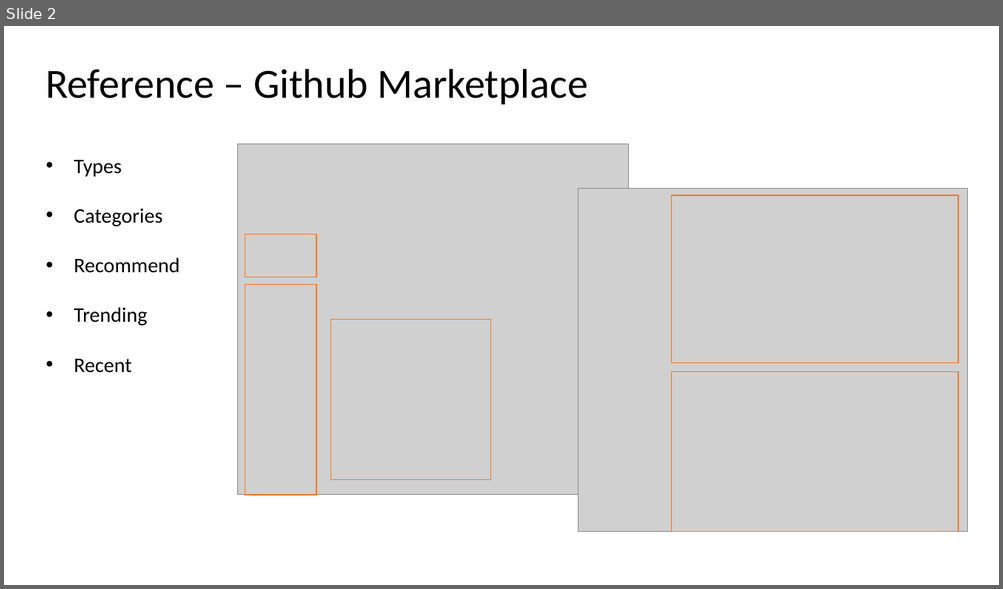
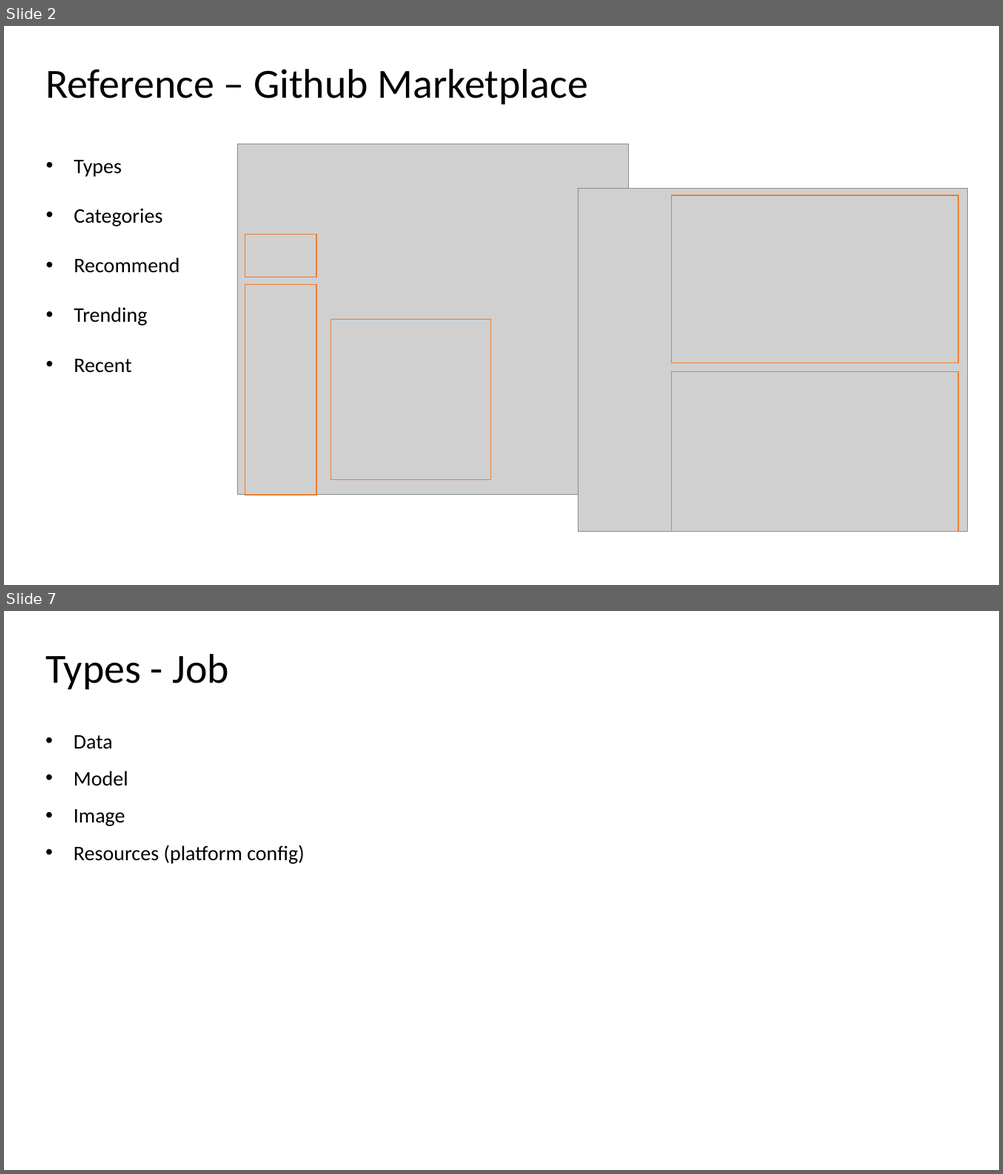
Before and after one commit to microsoft/openpaimarketplace, a slide deck: design/marketplace design user story.pptx. Shown one above the other, each under a label of ours: slide 2 before the commit, slides 2 and 7 after it; the slides between them are not shown. The pictures are 1003x589 and 1003x1174 pixels, drawn with LibreOffice and Linux fonts; fonts in the diff are those of the drawing; grey boxes stand for pictures. Boxes give left, top, right and bottom in pixels: in the first picture for what was removed or moved away, otherwise in the second. Text is boxed around its words. In the diff, an @@ line names an element or a change of style, - is before the commit and + after.

```diff
--- a/design/marketplace design user story.pptx
+++ b/design/marketplace design user story.pptx
@@ slide 7 added at (4, 611, 999, 1170), background #FFFFFF @@
@@ title added at (45, 654, 230, 689), 40 pt, text #000000 @@
+Types - Job
@@ text added at (74, 735, 304, 864), 20 pt, text #000000 @@
+• Data
+• Model
+• Image
+• Resources (platform config)
```
Also in this commit, not shown: 5 slides changed, 7 other slides added.
